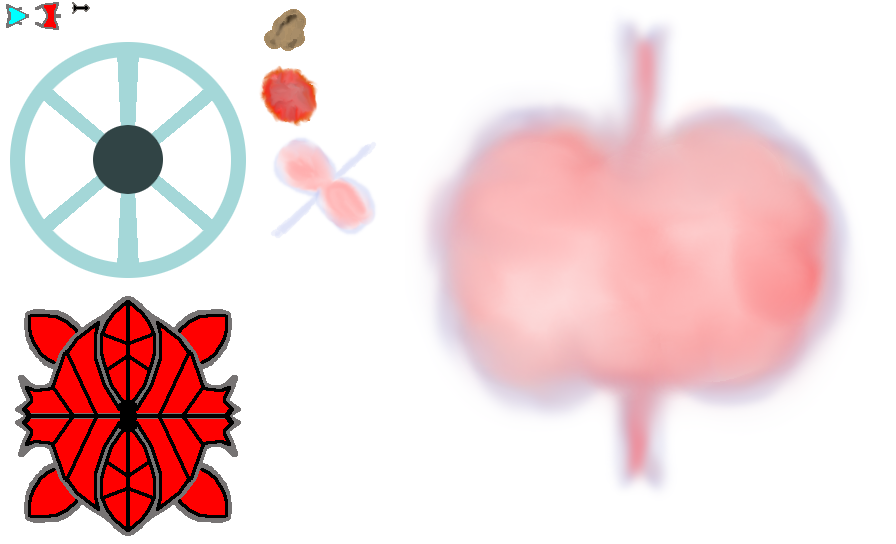
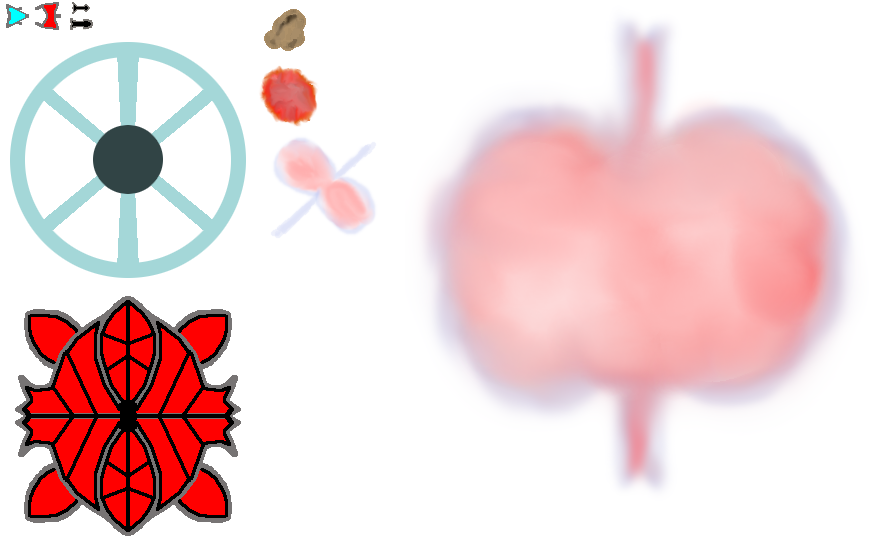
The second 896×544 image is a revision of the first. Changes to its layers:
painted on "Background" over <box>70,18,93,30</box>
